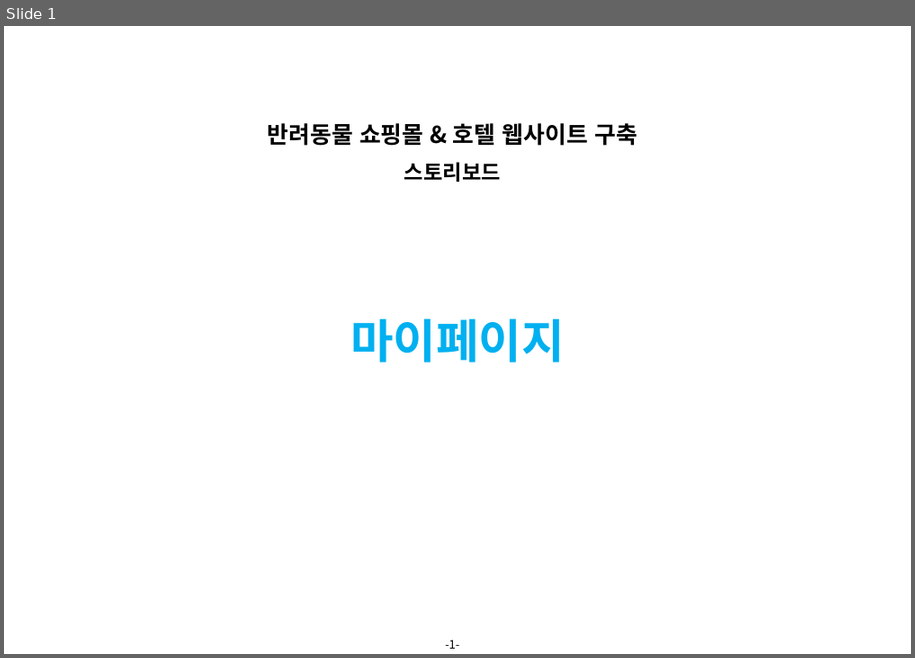
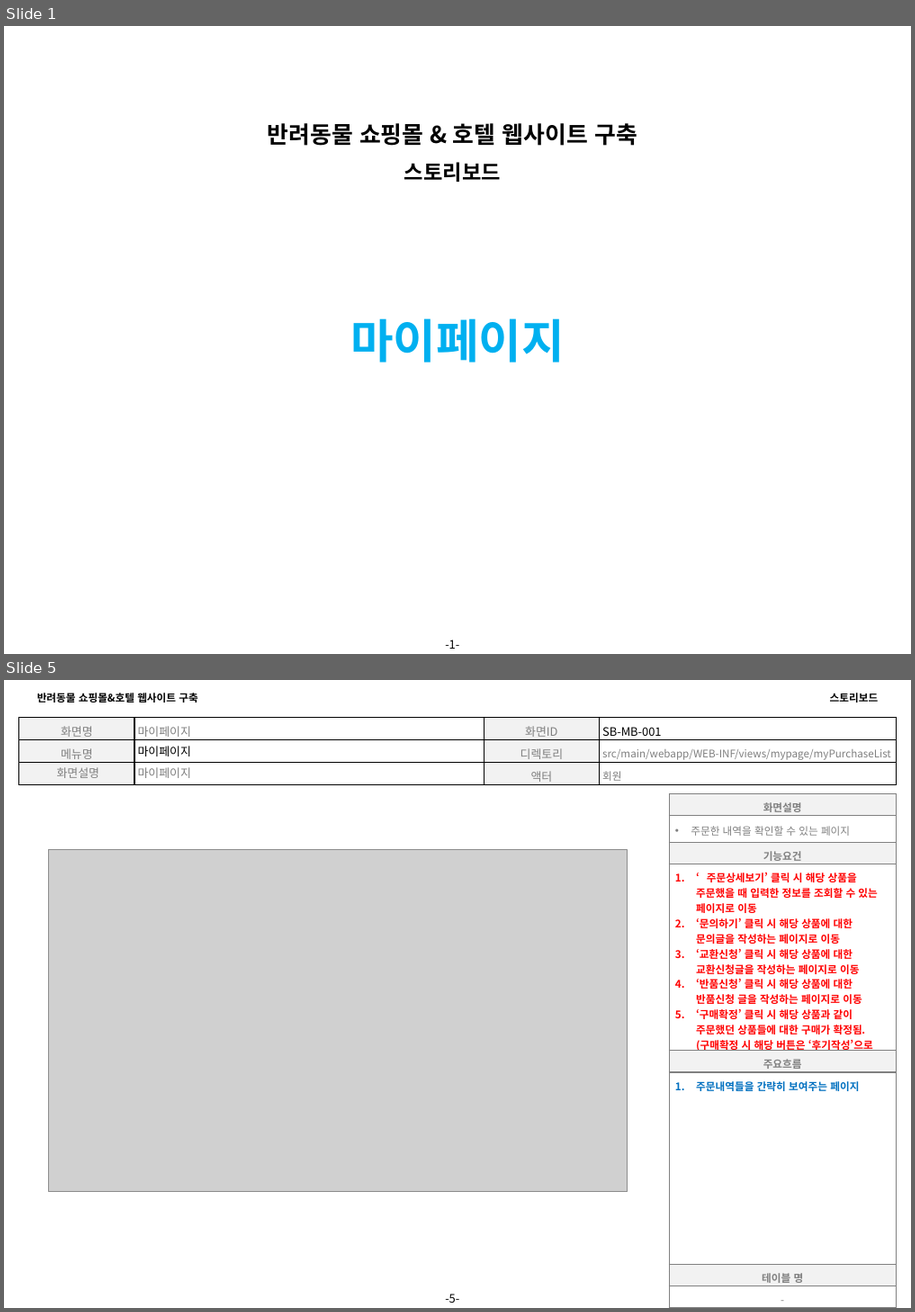
Before and after one commit to 94jinwoo/Companion, a slide deck: Companion.스토리보드.VER.0.1(마이페이지).pptx. Shown one above the other, each under a label of ours: slide 1 before the commit, slides 1 and 5 after it; the slides between them are not shown. The pictures are 915x658 and 915x1312 pixels, drawn with LibreOffice and Linux fonts; fonts in the diff are those of the drawing; grey boxes stand for pictures; background and template pictures are left out. Boxes give left, top, right and bottom in pixels: in the first picture for what was removed or moved away, otherwise in the second. Text is boxed around its words. In the diff, an @@ line names an element or a change of style, - is before the commit and + after.

Commit message:
스토리보드 마이페이지

```diff
--- a/Companion.스토리보드.VER.0.1(마이페이지).pptx
+++ b/Companion.스토리보드.VER.0.1(마이페이지).pptx
@@ slide 5 added at [4,680,911,1308], background #FFFFFF; not listed: 1 template element that a slide beside it also shows @@
@@ text added at [37,693,198,702], 9 pt, text #000000, bold @@
+반려동물 쇼핑몰&호텔 웹사이트 구축
@@ text added at [830,693,879,702], 9 pt, text #000000, bold @@
+스토리보드
@@ table added at [19,717,896,789], 3 rows, 4 columns @@
+화면명 | 마이페이지 | 화면ID | SB-MB-001
+메뉴명 | 마이페이지 | 디렉토리 | src/main/webapp/WEB-INF/views/mypage/myPurchaseList
+화면설명 | 마이페이지 | 액터 | 회원
@@ table added at [669,794,896,1272], 6 rows, 1 columns @@
+화면설명
+주문한 내역을 확인할 수 있는 페이지
+기능요건
+‘주문상세보기’ 클릭 시 해당 상품을 주문했을 때 입력한 정보를 조회할 수 있는 페이지로 이동 / ‘문의하기’ 클릭 시 해당 상품에 대한 문의글을 작성하는 페이지로 이동 / ‘교환신청’ 클릭 시 해당 상품에 대한 교환신청글을 작성하는 페이지로 이동 / ‘반품신청’ 클릭 시 해당 상품에 대한 반품신청 글을 작성하는 페이지로 이동 / ‘구매확정’ 클릭 시 해당 상품과 같이 주문했던 상품들에 대한 구매가 확정됨.(구매확정 시 해당 버튼은 ‘후기작성’으로 변경)
+주요흐름
+주문내역들을 간략히 보여주는 페이지
@@ picture added at [48,850,627,1192] @@
@@ table added at [669,1265,896,1308], 2 rows, 1 columns @@
+테이블 명
+-
```
Also in this commit, not shown: 3 slides changed, 13 other slides added, 6 slides removed.
